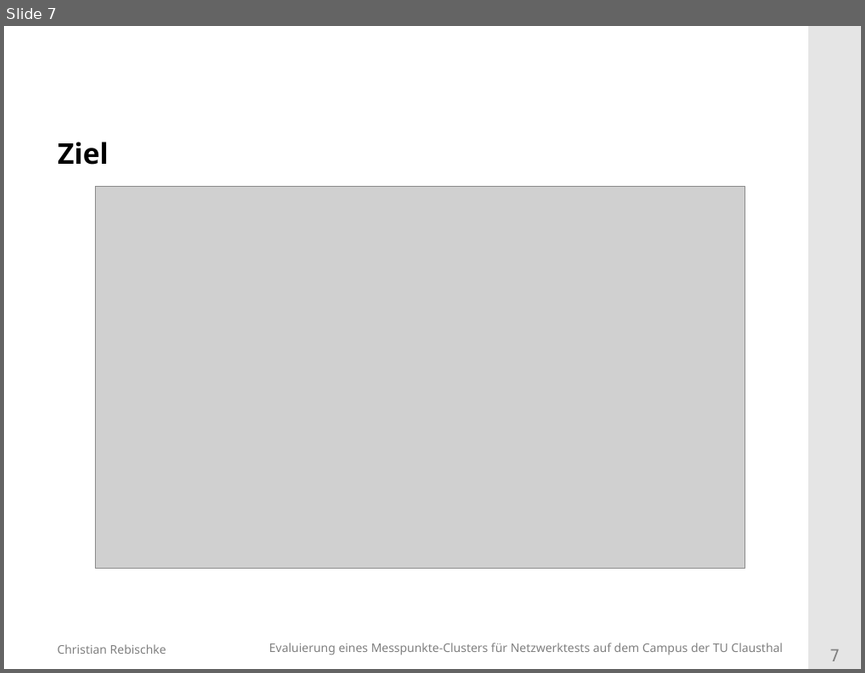
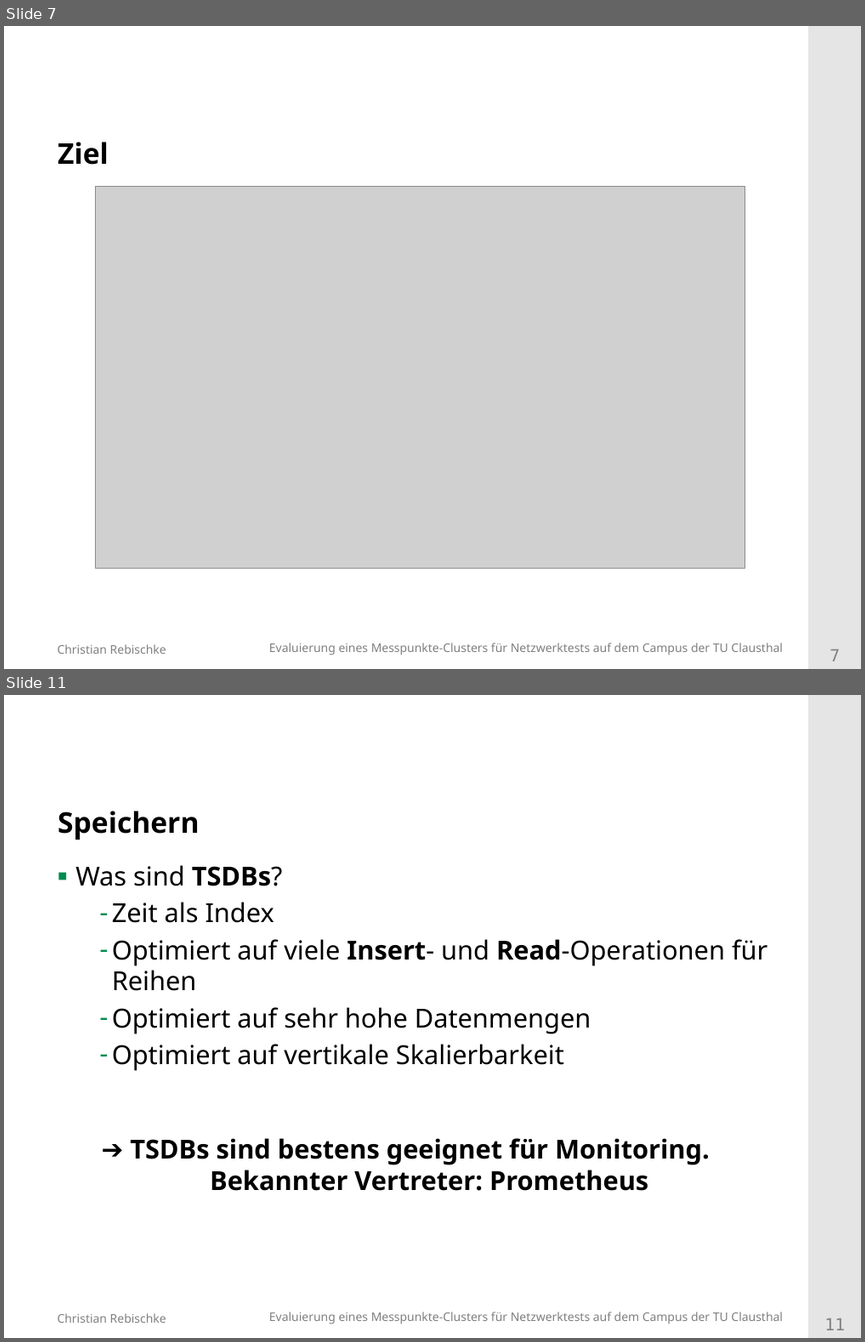
Before and after one commit to shibumi/bachelor-kolloquium, a slide deck: vortrag.odp. Shown one above the other, each under a label of ours: slide 7 before the commit, slides 7 and 11 after it; the slides between them are not shown. The pictures are 865x673 and 865x1342 pixels, drawn with LibreOffice and Linux fonts; fonts in the diff are those of the drawing; grey boxes stand for pictures; background and template pictures are left out. Boxes give left, top, right and bottom in pixels: in the first picture for what was removed or moved away, otherwise in the second. Text is boxed around its words. In the diff, an @@ line names an element or a change of style, - is before the commit and + after.

```diff
--- a/vortrag.odp
+++ b/vortrag.odp
@@ slide 11 added at <box>4,695,861,1338</box>, background #FFFFFF; not listed: 4 template elements that a slide beside it also shows @@
@@ title added at <box>58,811,199,839</box>, 24 pt, text #000000, bold @@
+Speichern
@@ text added at <box>75,865,767,1071</box>, 22 pt, text #000000 @@
+▪ Was sind TSDBs?
+  – Zeit als Index
+  – Optimiert auf viele Insert- und Read-Operationen für Reihen
+  – Optimiert auf sehr hohe Datenmengen
+  – Optimiert auf vertikale Skalierbarkeit
@@ text added at <box>130,1138,710,1191</box>, 22 pt, text #000000, bold @@
+➔ TSDBs sind bestens geeignet für Monitoring. Bekannter Vertreter: Prometheus
```
Also in this commit, not shown: 4 slides changed, 7 other slides added, 5 other files.
